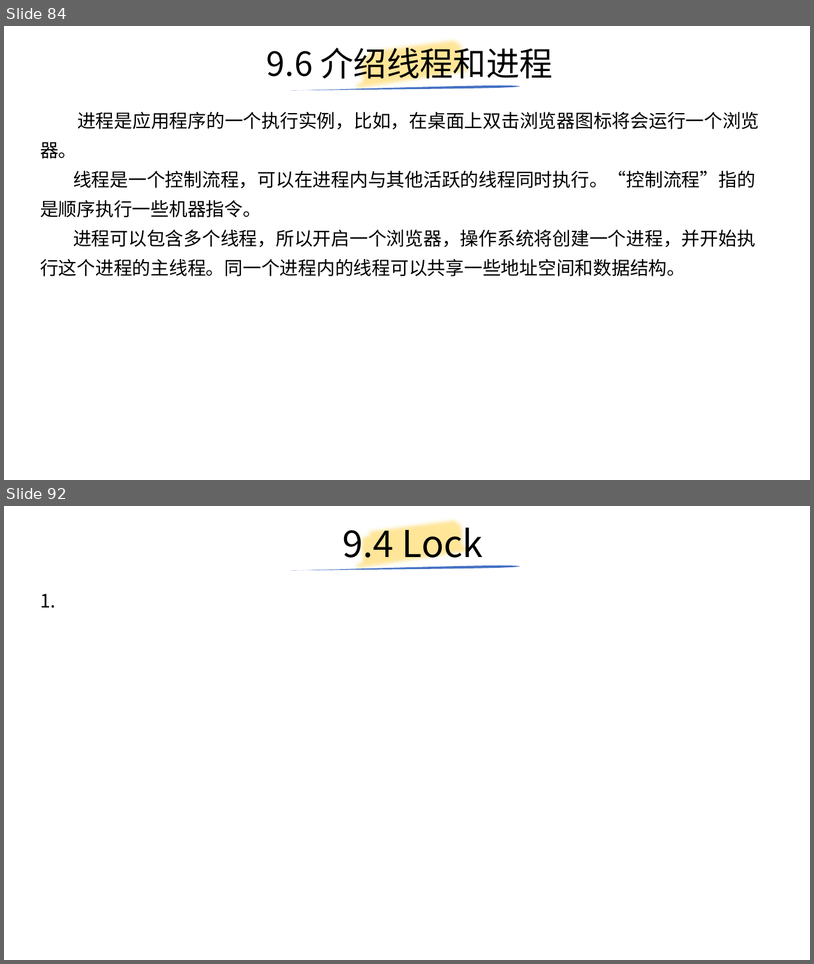
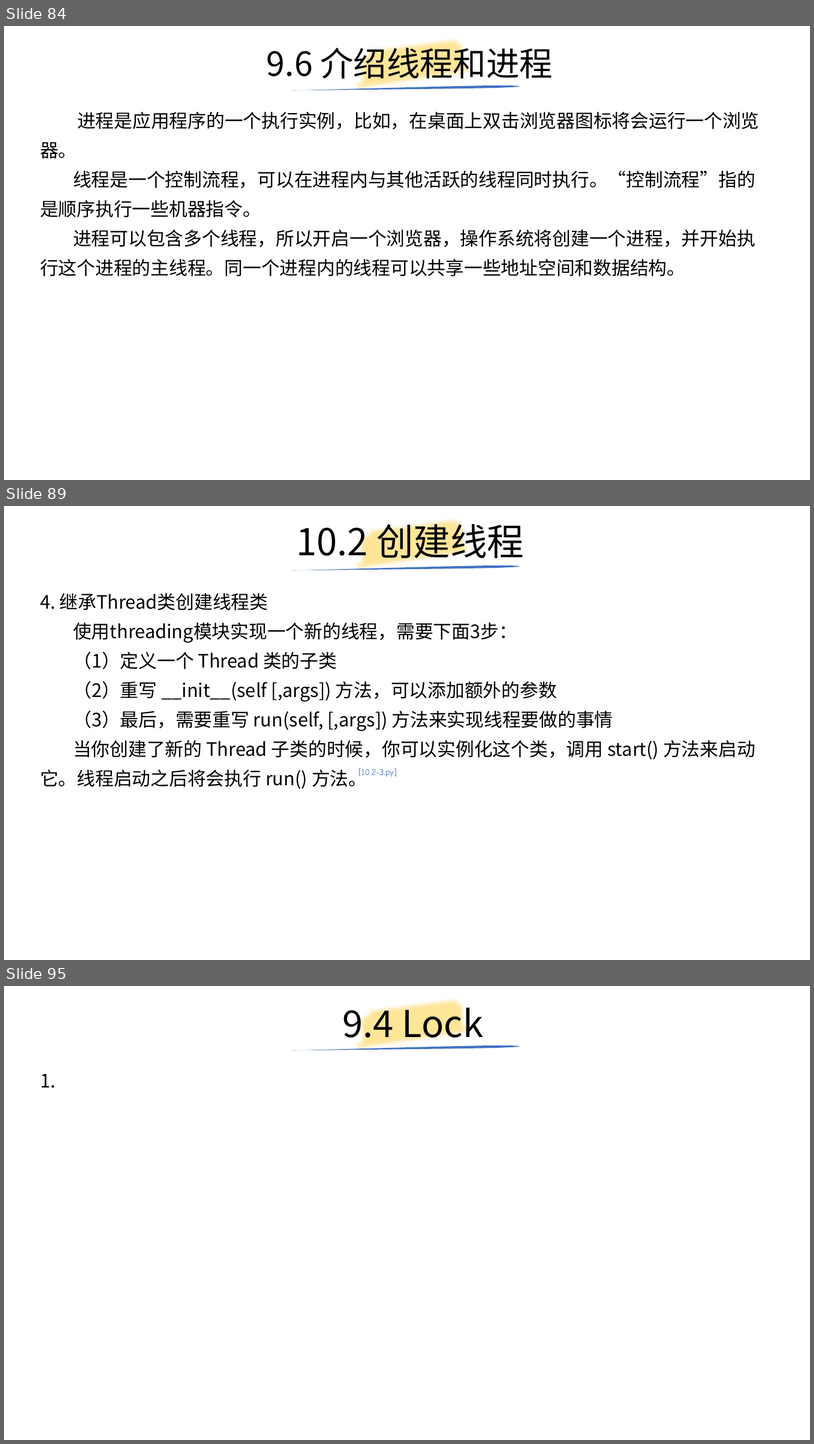
Before and after one commit to yiwenliu/CorePython, a slide deck: PPT/CorePython.pptx. Shown one above the other, each under a label of ours: slides 84 and 92 before the commit, slides 84, 89 and 95 after it; the slides between them are not shown. The pictures are 814x964 and 814x1444 pixels, drawn with LibreOffice and Linux fonts; fonts in the diff are those of the drawing. Boxes give left, top, right and bottom in pixels: in the first picture for what was removed or moved away, otherwise in the second. Text is boxed around its words. In the diff, an @@ line names an element or a change of style, - is before the commit and + after.

```diff
--- a/PPT/CorePython.pptx
+++ b/PPT/CorePython.pptx
@@ slide 89 added at [4,506,810,960], background #FFFFFF @@
@@ title added at [296,517,524,565], 44 pt, text #000000 @@
+10.2 创建线程
@@ freeform shape added at [353,506,476,586], outline #FFE699 16 pt @@
@@ freeform shape added at [291,565,520,570], fill #4472C4 @@
@@ text added at [40,593,756,789], 22 pt, text #000000 @@
+4. 继承Thread类创建线程类
+使用threading模块实现一个新的线程，需要下面3步：
+（1）定义一个 Thread 类的子类
+（2）重写 __init__(self [,args]) 方法，可以添加额外的参数
+（3）最后，需要重写 run(self, [,args]) 方法来实现线程要做的事情
+当你创建了新的 Thread 子类的时候，你可以实例化这个类，调用 start() 方法来启动它。线程启动之后将会执行 run() 方法。
@@ text added at [359,768,396,777], 18 pt, text #4472C4 @@
+[10.2-3.py]
@@ what was slide 92 is now slide 95 @@
```
Also in this commit, not shown: 2 slides changed, 8 other slides added, 3 slides removed, 8 other files.
